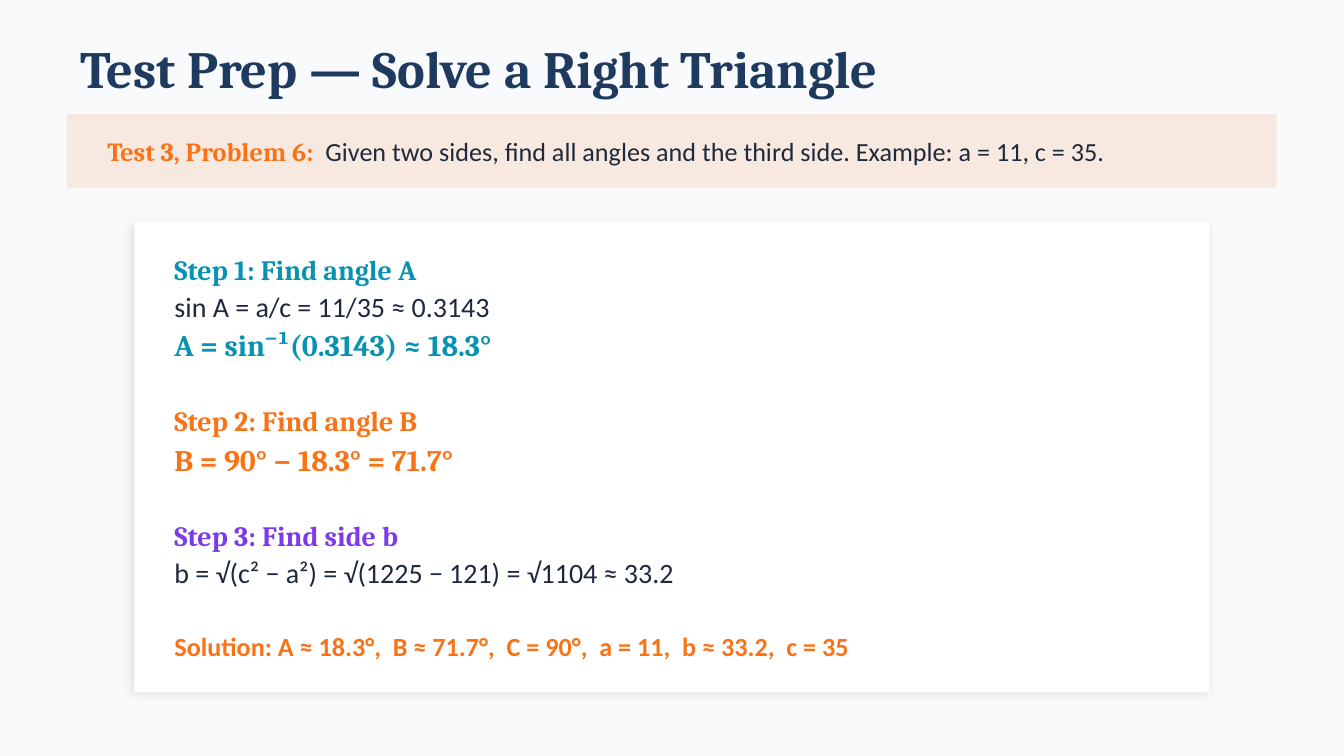
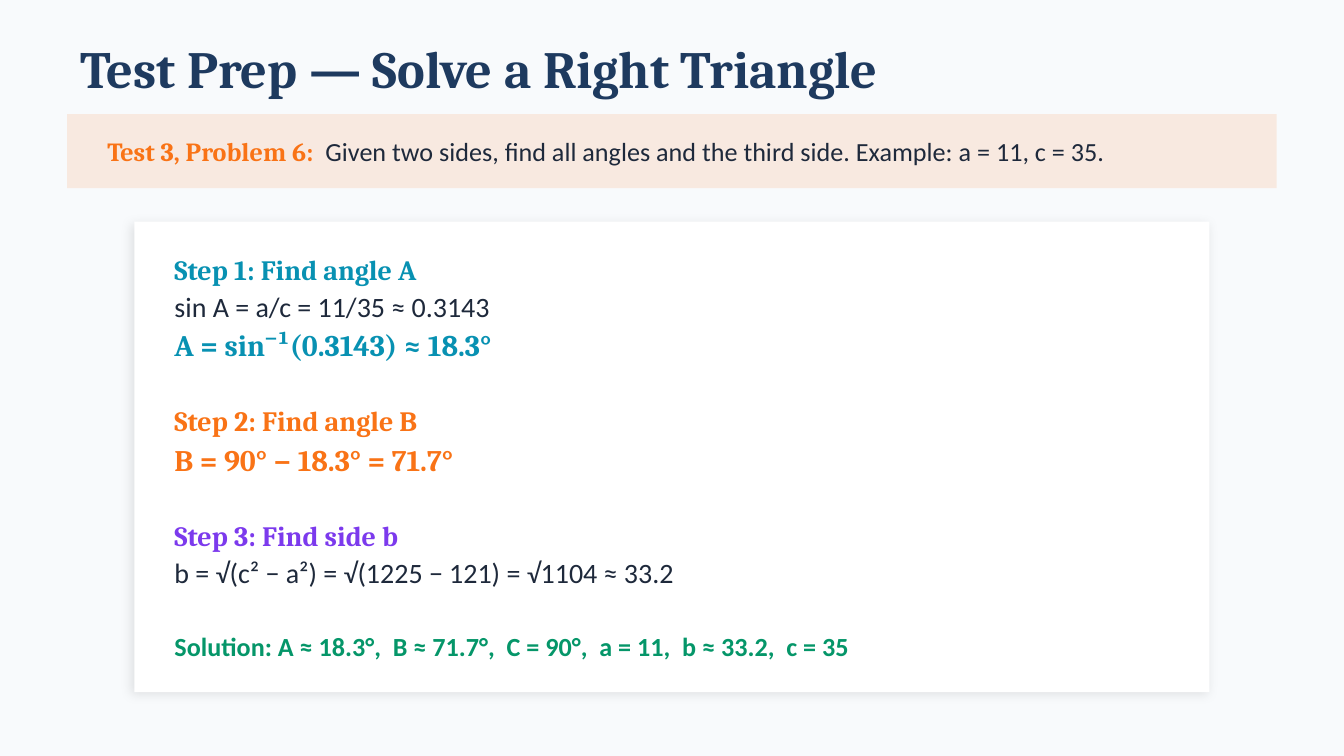
Before and after one commit to andrewhvolk/andrewhvolk.github.io, a slide deck: slide 17 of slides/Math130Unit3C.pptx (slide 15 before the commit). Drawn at 1344x756 pixels with LibreOffice and Linux fonts; fonts in the diff are those of the drawing. Boxes give left, top, right and bottom in pixels: in the first picture for what was removed or moved away, otherwise in the second. Text is boxed around its words. In the diff, an @@ line names an element or a change of style, - is before the commit and + after.

```diff
--- a/slides/Math130Unit3C.pptx
+++ b/slides/Math130Unit3C.pptx
@@ text at bbox=[174, 637, 848, 660]: text colour #F97316 to #059669 in "Solution: A ≈ 18.3°, B ≈ 71.7°, ..." @@
```
Also in this commit, not shown: 5 other slides changed, 2 slides added, 6 other files.
